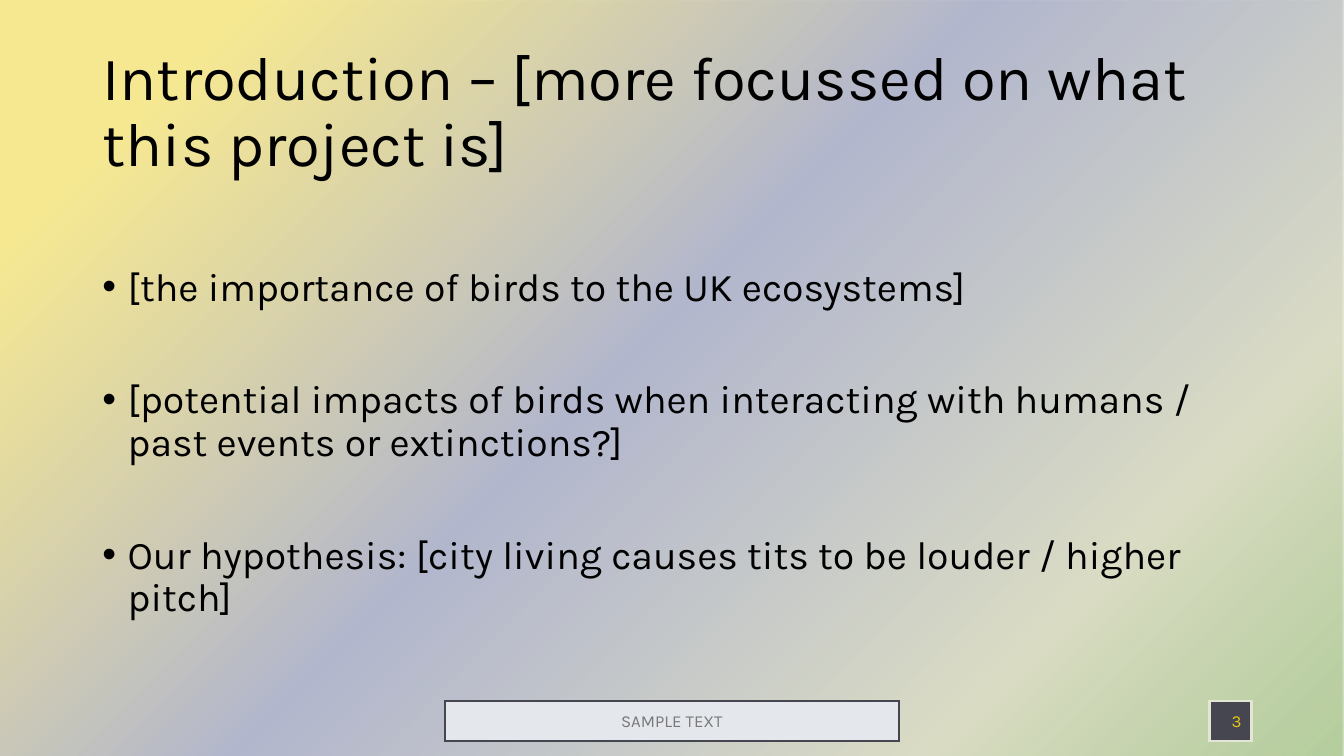
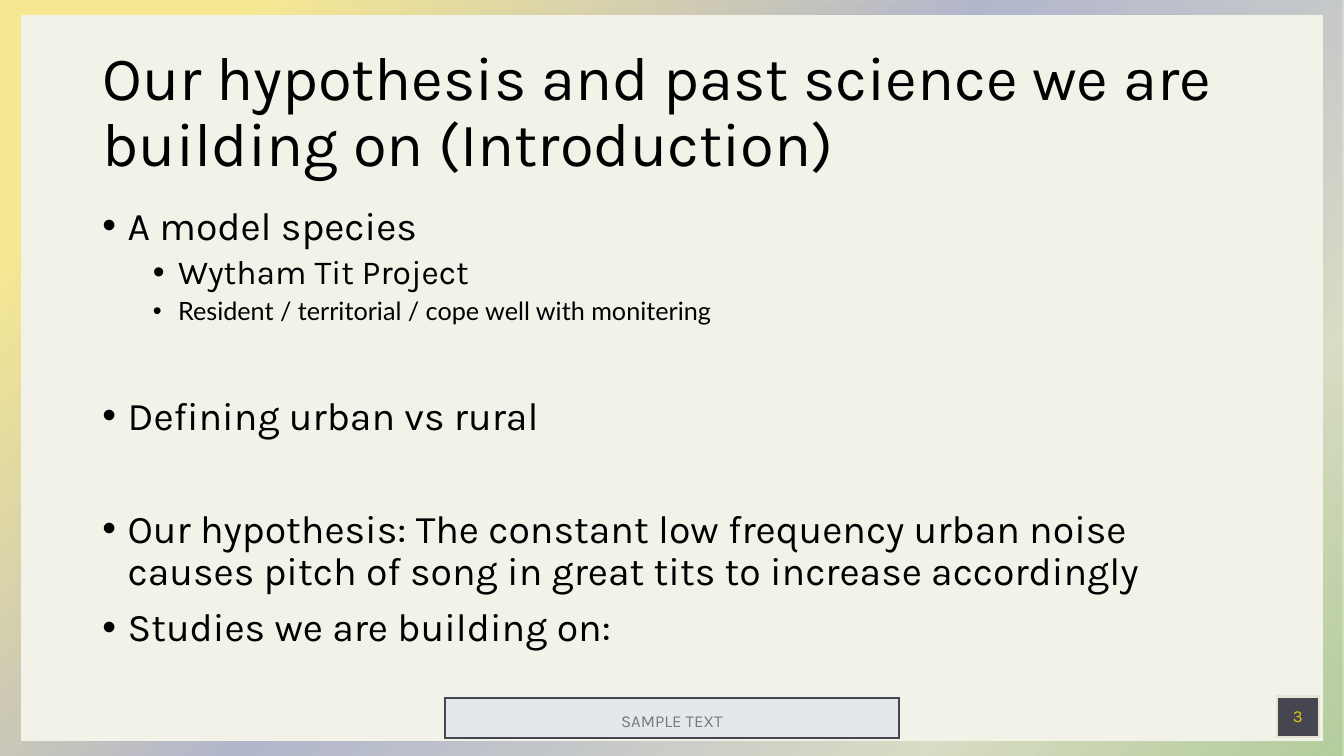
Before and after one commit to tobiasnunn/tnunn_research, a slide deck: slide 3 of BSX2021/Group_proj/Birdpres_theme_test.pptx. Drawn at 1344x756 pixels with LibreOffice and Linux fonts; fonts in the diff are those of the drawing. Boxes give left, top, right and bottom in pixels: in the first picture for what was removed or moved away, otherwise in the second. Text is boxed around its words. In the diff, an @@ line names an element or a change of style, - is before the commit and + after.

Commit message:
bird stuff?
i did some stuff on birds today, not shore if any crab is worked in there (see what i did there?)

```diff
--- a/BSX2021/Group_proj/Birdpres_theme_test.pptx
+++ b/BSX2021/Group_proj/Birdpres_theme_test.pptx
@@ rectangle added at [21,15,1324,741], fill #F2F2E9 @@
@@ title at [102,57,1211,181]: text changed @@
-Introduction – [more focussed on what this project is]
+Our hypothesis and past science we are building on (Introduction)
@@ text at [128,213,1138,651]: text changed @@
-• [the importance of birds to the UK ecosystems]
-• [potential impacts of birds when interacting with humans / past events or extinctions?]
-• Our hypothesis: [city living causes tits to be louder / higher pitch]
+• A model species
+  • Wytham Tit Project
+  • Resident / territorial / cope well with monitering
+• Defining urban vs rural
+• Our hypothesis: The constant low frequency urban noise causes pitch of song in great tits to increase accordingly
+• Studies we are building on:
@@ page number: place and size @@
-page number at [1232,716,1242,727]
+page number at [1293,711,1303,722]
@@ page number at [1293,711,1303,722]: alignment right to centre @@
@@ rectangle: place and size @@
-rectangle at [1210,701,1252,741]
+rectangle at [1277,697,1320,737]
```
Also in this commit, not shown: 9 other slides changed, 6 other files.
